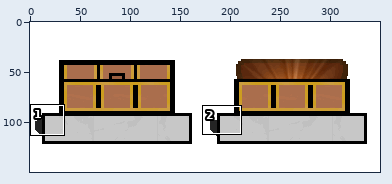
File history of a sprite sheet, resources/art/sprite_dungeon_chest.png. The picture above shows the old version from afar; the outline marks the close-up.
Close-up. As it was:
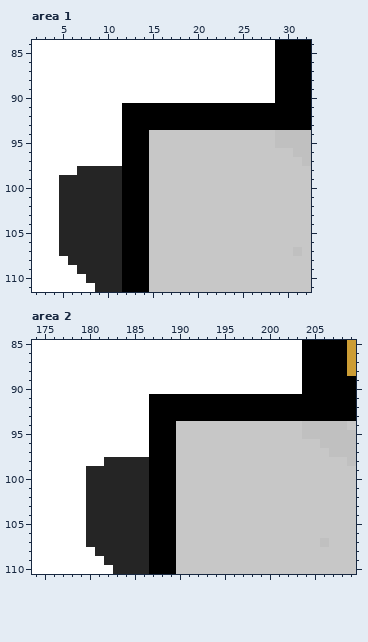
The file is 350x150 pixels. Colours within 5 levels of each other are drawn and written as one. Shown: area 1: x 2..32, y 84..111; area 2: x 174..209, y 85..110.
Once edited:
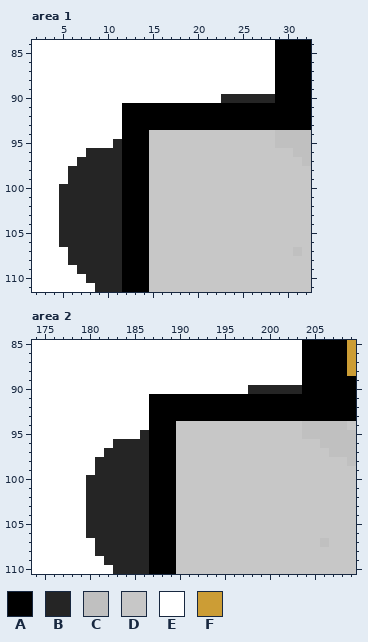
Palette (. is transparent): A #000000  B #252525  C #c0c0c0  D #c7c7c7  E #ffffff  F #cc9d35
Changes in this commit:
Area 1:
The author changed colour E to colour B in row 90 at x 23 to 28; in row 95 at x 11; in row 96 at x 8 to 11; in row 97 at x 7 to 11; in row 98 at x 6.
The author changed colour B to colour E in row 99 at x 5; in row 107 at x 5.
Area 2:
The author changed colour E to colour B in row 90 at x 198 to 203; in row 95 at x 186; in row 96 at x 183 to 186; in row 97 at x 182 to 186; in row 98 at x 181.
The author changed colour B to colour E in row 99 at x 180; in row 107 at x 180.
